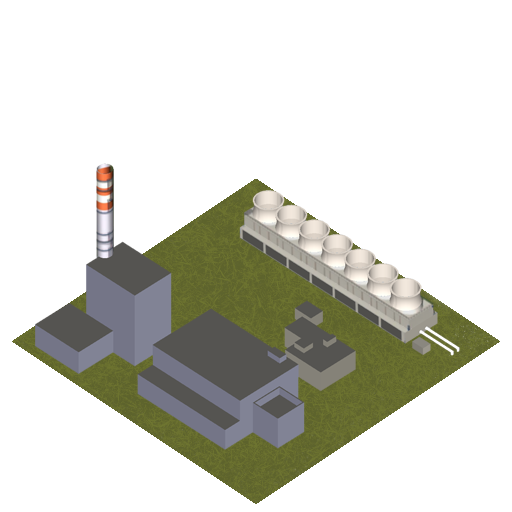
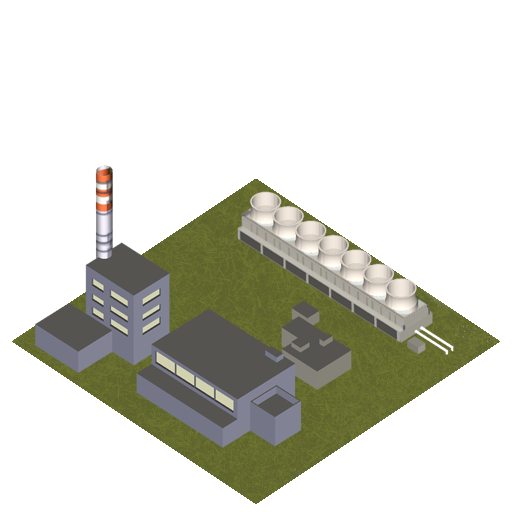
Revision of a layered 512 × 512 image; what changed, layer by layer:
added layer "Layer 2" above "Layer 1" over 35, 165, 455, 448
hid "Layer 1" over 35, 163, 460, 450
